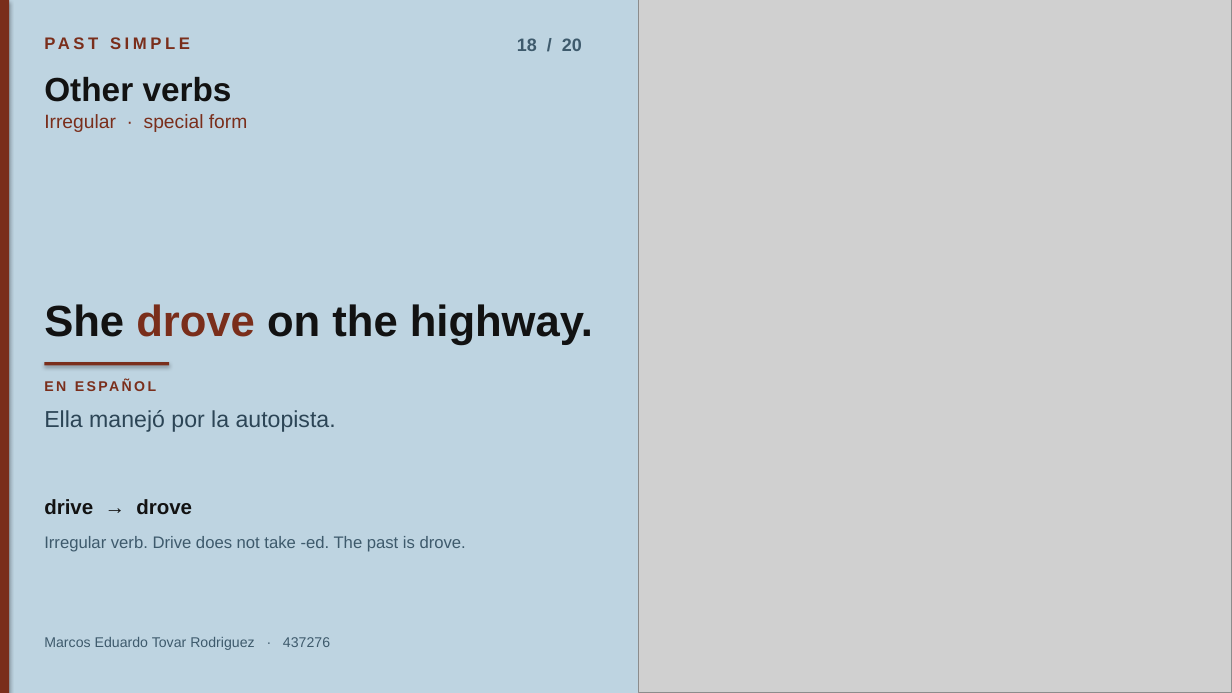
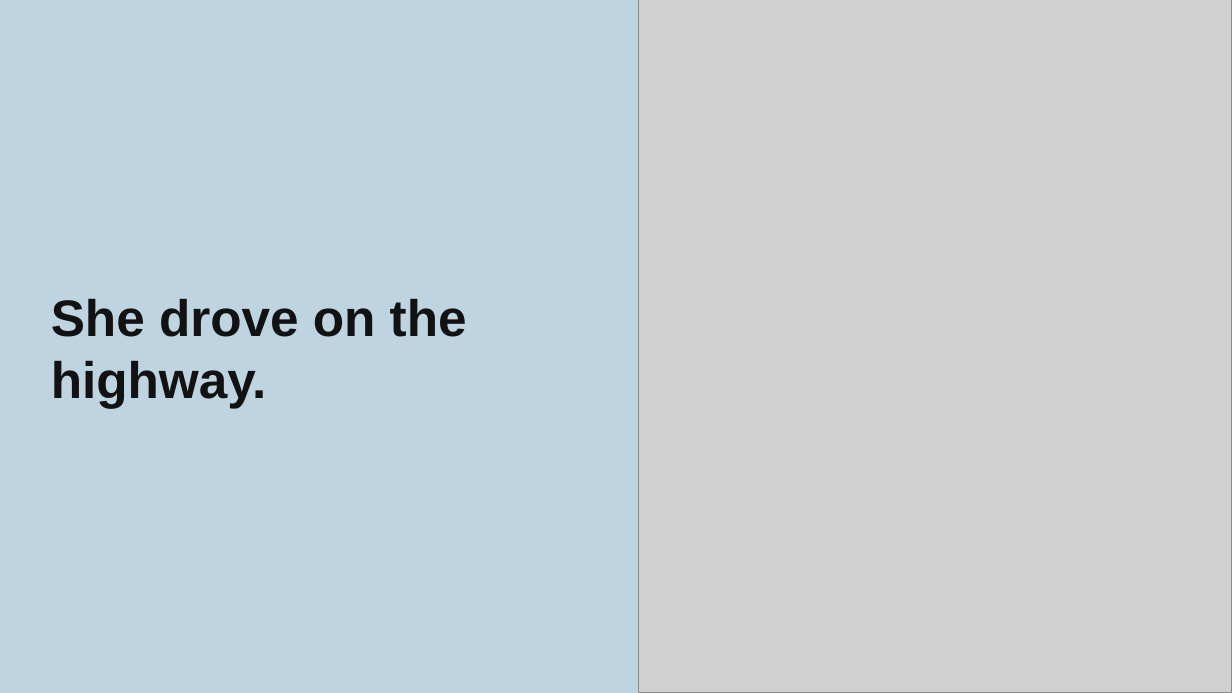
Before and after one commit to etovar-bit/practicaevtetovar, a slide deck: slide 19 of Past_simple_Marcos_Eduardo_Tovar.pptx. Drawn at 1232x693 pixels with LibreOffice and Linux fonts; fonts in the diff are those of the drawing; grey boxes stand for pictures. Boxes give left, top, right and bottom in pixels: in the first picture for what was removed or moved away, otherwise in the second. Text is boxed around its words. In the diff, an @@ line names an element or a change of style, - is before the commit and + after.

```diff
--- a/Past_simple_Marcos_Eduardo_Tovar.pptx
+++ b/Past_simple_Marcos_Eduardo_Tovar.pptx
@@ rectangle removed at box(0, 0, 9, 693) @@
@@ text removed at box(44, 33, 377, 63) @@
-PAST SIMPLE
@@ text removed at box(517, 38, 582, 51) @@
-18 / 20
@@ text removed at box(44, 77, 232, 102) @@
-Other verbs
@@ text removed at box(44, 114, 247, 132) @@
-Irregular · special form
@@ text "She drove on the highway.": place and size @@
-text "She drove on the highway." at box(44, 304, 593, 345)
+text "She drove on the highway." at box(51, 299, 467, 409)
@@ text "She drove on the highway." at box(51, 299, 467, 409): size 34 to 40 pt; text colour #7A2E1B to #121212 in "drove"; line spacing 0.98 to 1.02; vertical alignment bottom to middle @@
@@ rectangle removed at box(44, 362, 169, 366) @@
@@ text removed at box(44, 377, 580, 401) @@
-EN ESPAÑOL
@@ text removed at box(44, 410, 336, 432) @@
-Ella manejó por la autopista.
@@ text removed at box(44, 499, 192, 514) @@
-drive → drove
@@ text removed at box(44, 536, 466, 552) @@
-Irregular verb. Drive does not take -ed. The past is drove.
@@ text removed at box(44, 637, 330, 650) @@
-Marcos Eduardo Tovar Rodriguez · 437276
```
Also in this commit, not shown: 18 other slides changed, 1 slide added, 1 slide removed.
